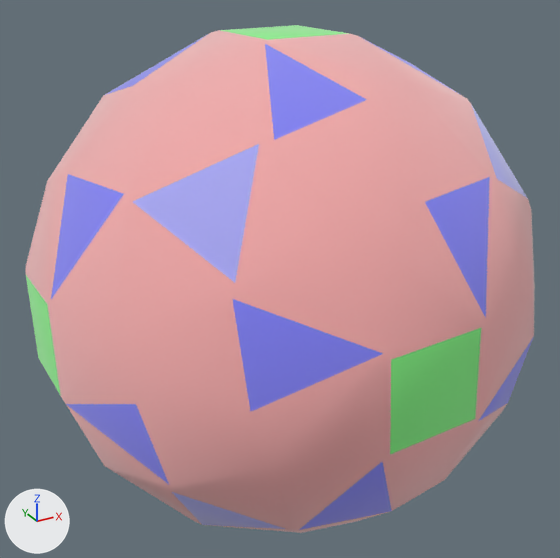
An edit to the OBJ model biscribed/vr/outros/BiscribedPropelloSnubCube.obj, drawn before and after from the same camera.
Before and after are seen from a 50 mm lens placed at (-1.454, -2.618, 1.316), pointed at (-0.01, 0.007, 0.004). Lighting does not change. The marker at lower left points along +X, +Y and +Z. Where no turn or scale is listed for an object, it has been applied to the vertices.

Names of what the first picture shows: 'BiscribedPropelloSnubCube'.
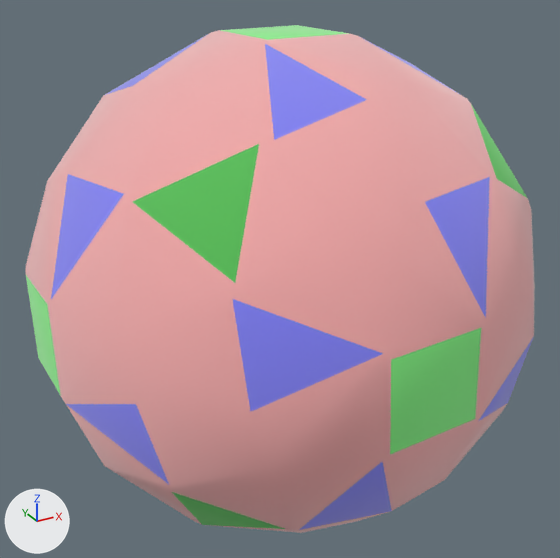
What the commit changed:
Material 'Cor2' (mat_cor2) is new.
Its base color is (0.3, 0.8, 0.3) (green #95e795).
Its metallic is 1.0.
Its roughness is 1.0.
me_biscribedpropellosnubcube has 144 vertices, 158 faces and spans x -1.0..1.0, y -1.0..1.0, z -1.0..1.0.
me_biscribedpropellosnubcube is used by ob_biscribedpropellosnubcube; location (0.0, 0.0, 0.0).
me_biscribedpropellosnubcube part 1: all 8 faces that had it switch from mat_cor10 (white #dadaff) to mat_cor2 (green #95e795).

Changed parts and their boxes [x1, y1, x2, y2] in the pictures (560 x 558 px):
part 1 of me_biscribedpropellosnubcube, recoloured
    both: [133, 104, 527, 529]
